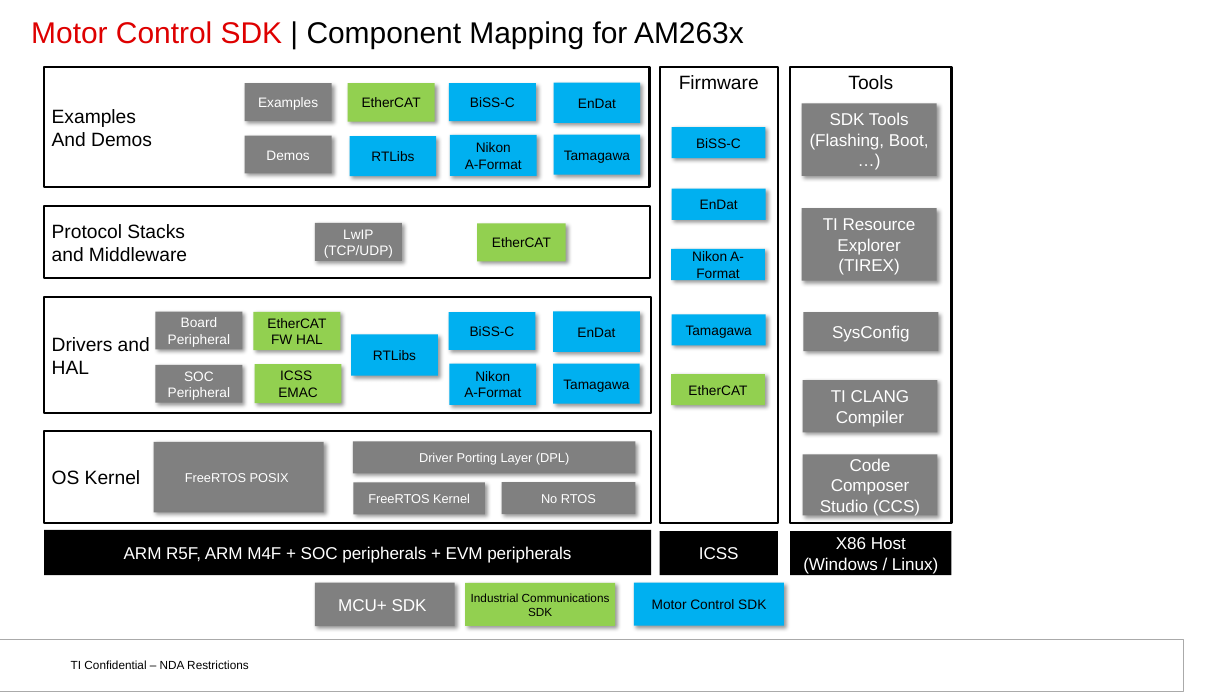
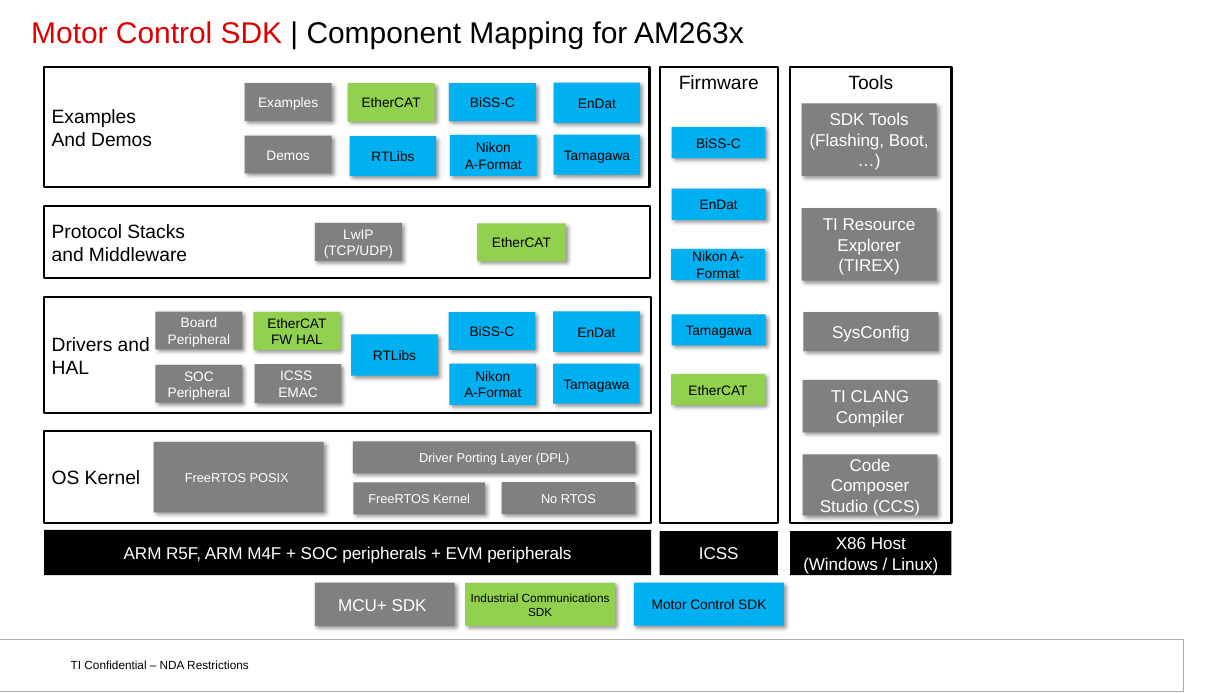
Before and after one commit to TexasInstruments/motor-control-sdk, a slide deck: slide 2 of docs_src/docs/api_guide/images/images.pptx (slide 3 before the commit). Drawn at 1232x693 pixels with LibreOffice and Linux fonts; fonts in the diff are those of the drawing; background and template pictures are left out. Boxes give left, top, right and bottom in pixels: in the first picture for what was removed or moved away, otherwise in the second. Text is boxed around its words. In the diff, an @@ line names an element or a change of style, - is before the commit and + after.

```diff
--- a/docs_src/docs/api_guide/images/images.pptx
+++ b/docs_src/docs/api_guide/images/images.pptx
@@ rectangle "ICSS" at (255,364,342,403): text colour #000000 to #FFFFFF; fill #92D050 to #808080 @@
```
Also in this commit, not shown: 1 slide removed, 1 other file.
